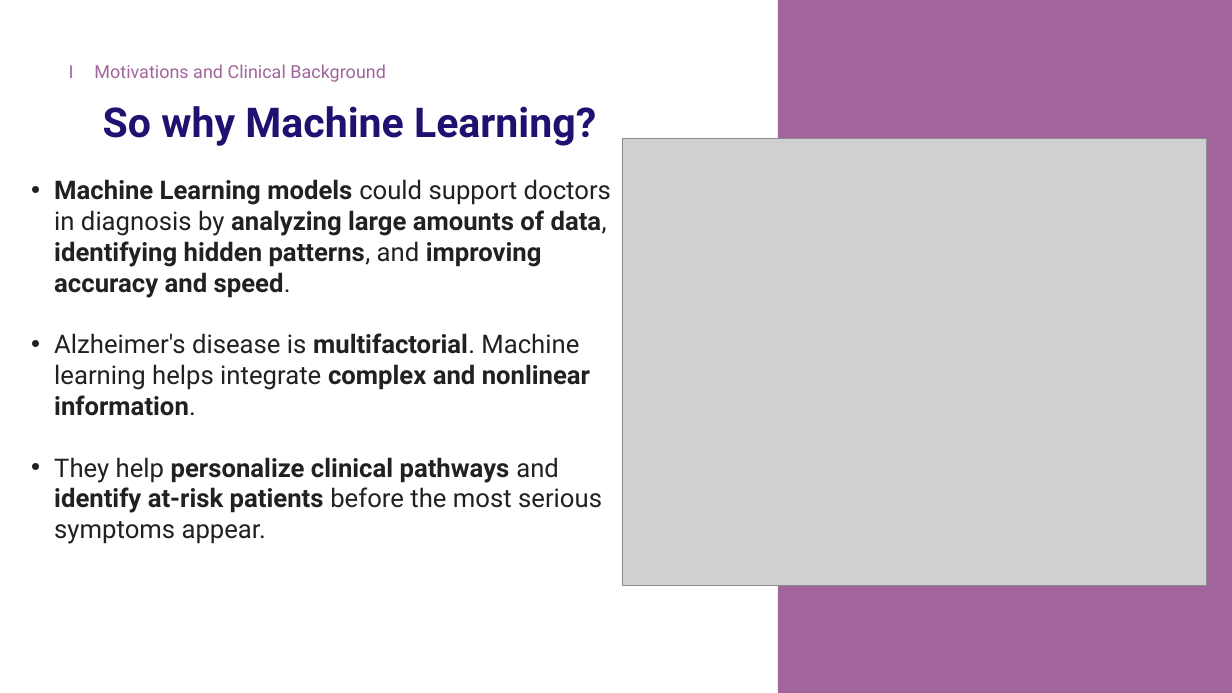
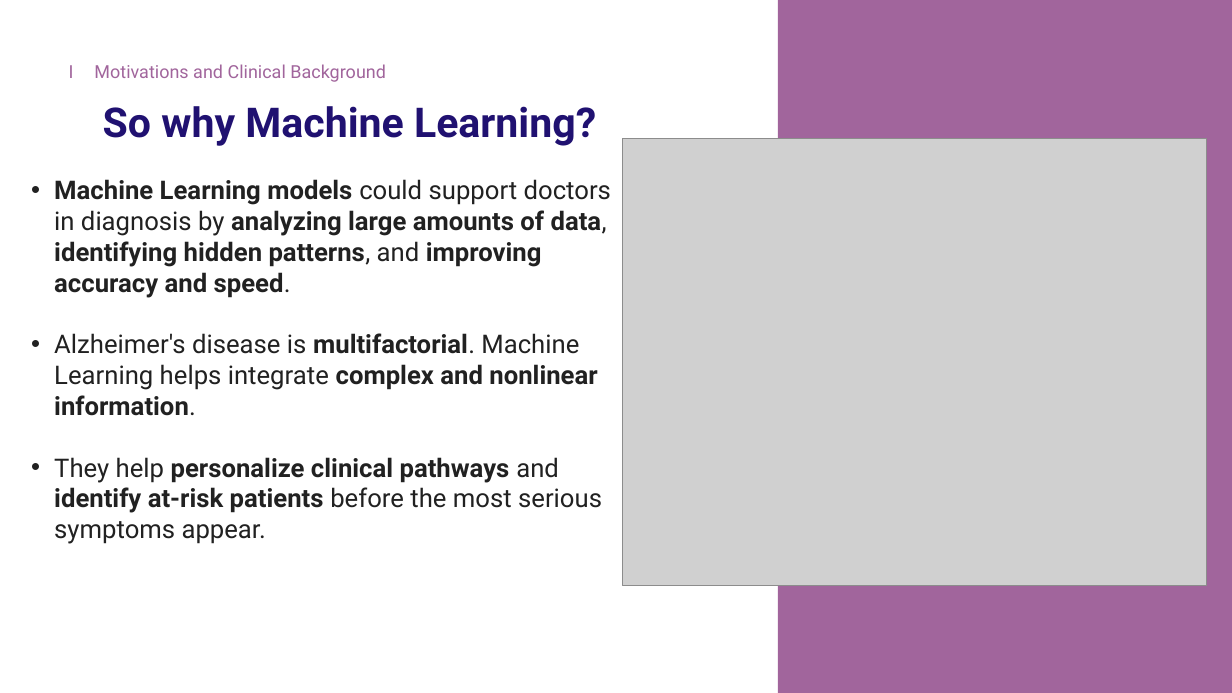
Before and after one commit to Tenshin000/CogniPredictAD, a slide deck: slide 5 of Presentation.pptx. Drawn at 1232x693 pixels with LibreOffice and Linux fonts; fonts in the diff are those of the drawing; grey boxes stand for pictures. Boxes give left, top, right and bottom in pixels: in the first picture for what was removed or moved away, otherwise in the second. Text is boxed around its words. In the diff, an @@ line names an element or a change of style, - is before the commit and + after.

```diff
--- a/Presentation.pptx
+++ b/Presentation.pptx
@@ text at [54, 333, 597, 416]: text changed @@
-• Alzheimer's disease is multifactorial. Machine learning helps integrate complex and nonlinear information.
+• Alzheimer's disease is multifactorial. Machine Learning helps integrate complex and nonlinear information.
```
Also in this commit, not shown: 16 other slides changed, 8 other files.
